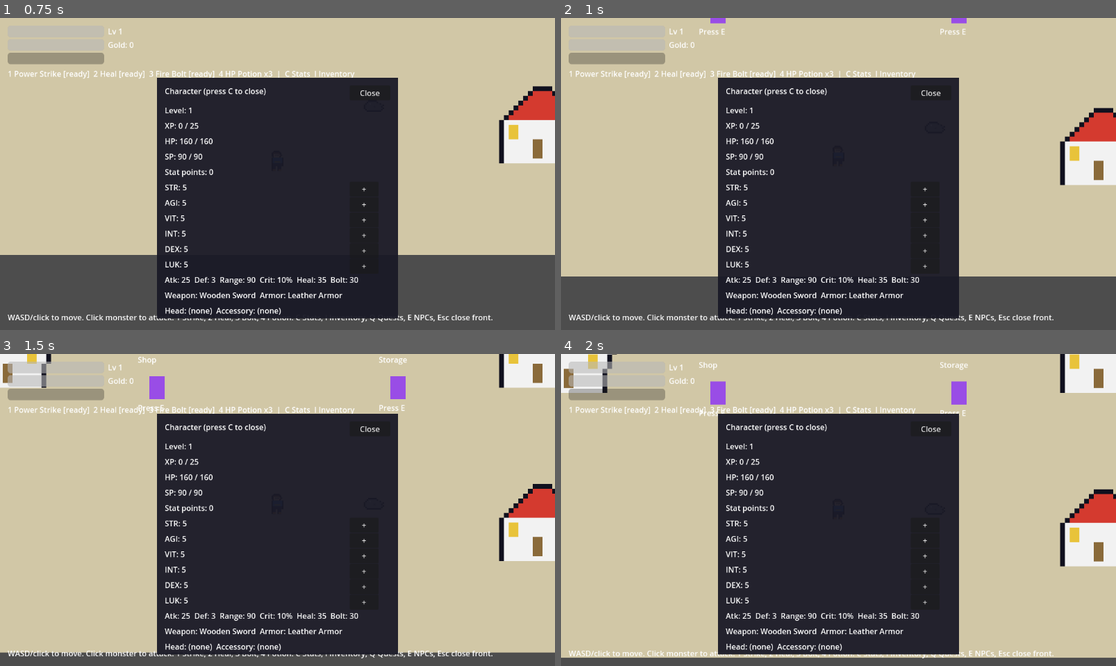
Above: before the commit, frames 1-4 (two rows, left to right).
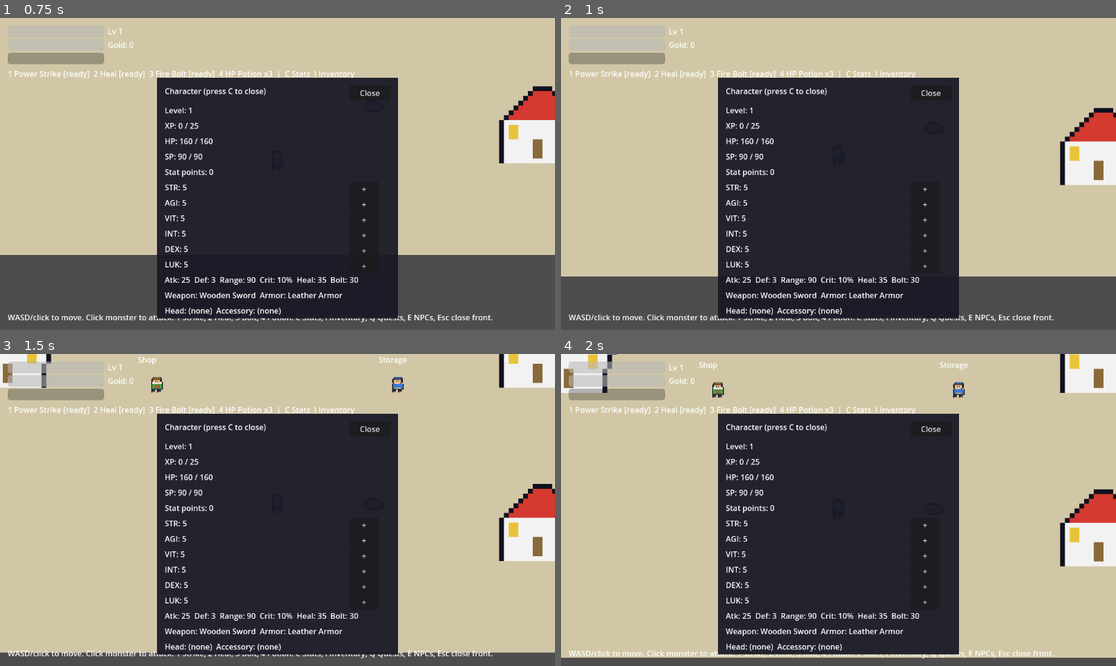
Above: after the commit, the same moments.

Repository: straviux/rok-online-clone
Game: Godot game, scene res://scenes/world/town.tscn
Two runs of this game, one before a commit and one after it. Both use one fixed random seed, a clock stepped at 60 frames per second and the inputs below.
Inputs (mouse positions are in pixels of both pictures, inside the frame that each line leads up to):
- Up to frame 1 (0.75 s): tap Enter at 0.5 s; move the mouse to (249, 236) at 0.52 s; hold W from 0.53 s (still down); tap C at 0.6 s; click (249, 236) at 0.67 s
- Up to frame 2 (1 s): keep holding W
- Up to frame 3 (1.5 s): release W at 1.25 s; tap Enter at 1.25 s; drag from (444, 556) to (155, 372) at 1.27 s
- Up to frame 4 (2 s): no input

Frame 1 is identical in both runs. In frame 2, 0.2% of the frame differs, in the area x 24-74%, y 0-6%; in frame 3, 0.5%, in the area x 24-74%, y 7-19%; in frame 4, 0.5%.
Error before the commit: Invalid assignment of property or key 'texture' with value of type 'ImageTexture' on a base object of type 'null instance'. (res://scripts/npc.gd:28)

Commit message:
Fix NPC scene: replace ColorRect with Sprite2D (missed in sprite push)

Diff:
--- a/scenes/npcs/npc.tscn
+++ b/scenes/npcs/npc.tscn
@@ -16,12 +16,7 @@
 [node name="CollisionShape2D" type="CollisionShape2D" parent="Body"]
 shape = SubResource("RectangleShape2D_npc")
 
-[node name="ColorRect" type="ColorRect" parent="Body"]
-offset_left = -16.0
-offset_top = -24.0
-offset_right = 16.0
-offset_bottom = 24.0
-color = Color(0.6, 0.3, 0.9, 1)
+[node name="Sprite2D" type="Sprite2D" parent="Body"]
 
 [node name="InteractArea" type="Area2D" parent="."]
 
